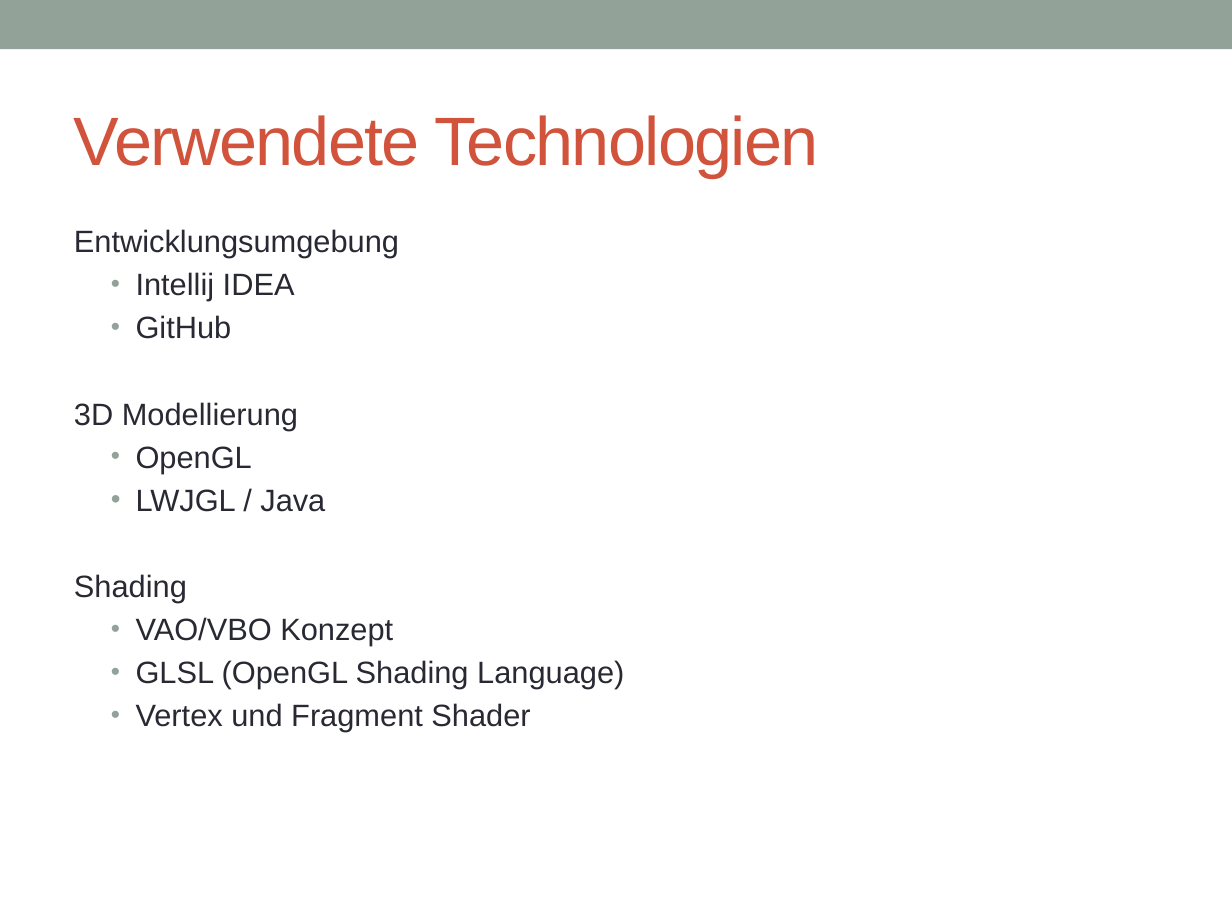
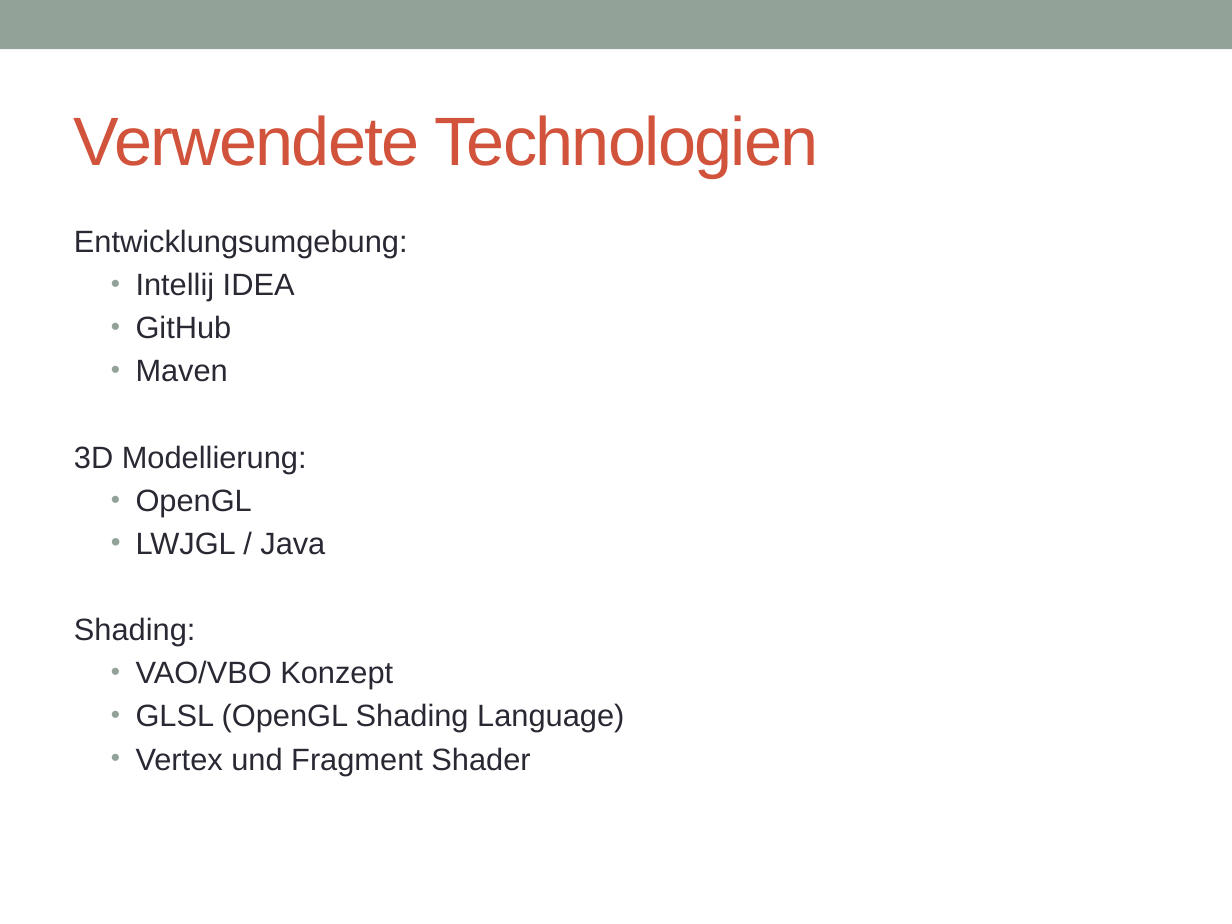
Before and after one commit to joe1990/OpenGl3DModelViewer, a slide deck: slide 4 of präsi-projekt-obj-geom.pptx. Drawn at 1232x924 pixels with LibreOffice and Linux fonts; fonts in the diff are those of the drawing. Boxes give left, top, right and bottom in pixels: in the first picture for what was removed or moved away, otherwise in the second. Text is boxed around its words. In the diff, an @@ line names an element or a change of style, - is before the commit and + after.

```diff
--- a/präsi-projekt-obj-geom.pptx
+++ b/präsi-projekt-obj-geom.pptx
@@ text at [74, 229, 408, 258]: text changed @@
-Entwicklungsumgebung
+Entwicklungsumgebung:
@@ text at [74, 359, 307, 473]: text changed @@
-3D Modellierung
+  • Maven
+3D Modellierung:
@@ text at [74, 617, 196, 646]: text changed @@
-  Shading
+  Shading:
```
Also in this commit, not shown: 3 other slides changed.
